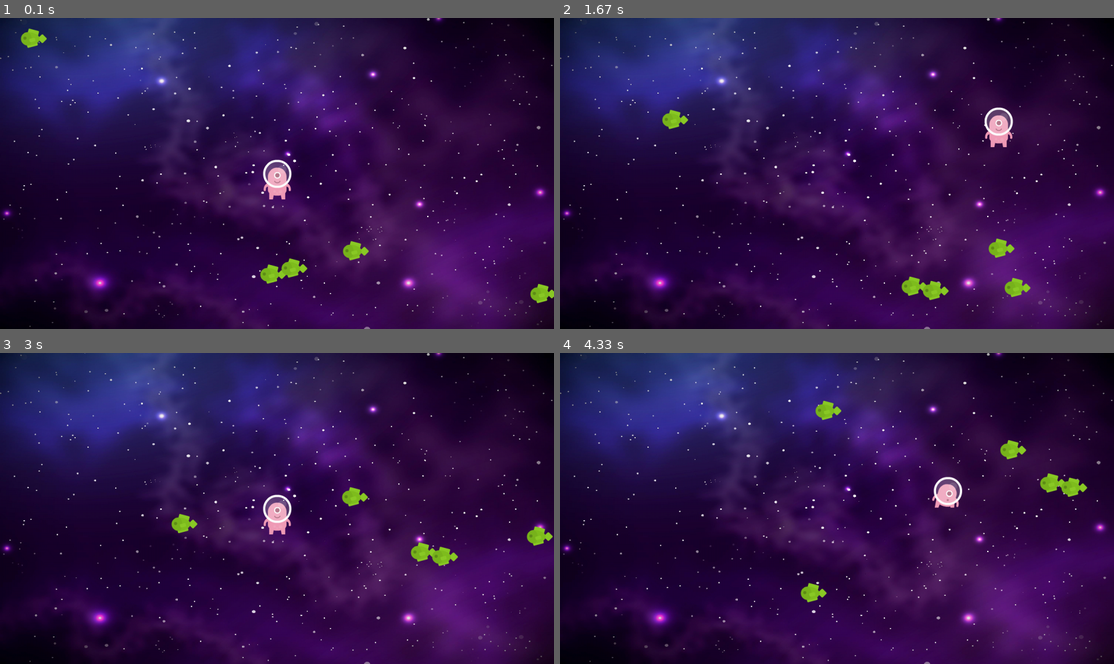
Above: before the commit, frames 1-4 (two rows, left to right).
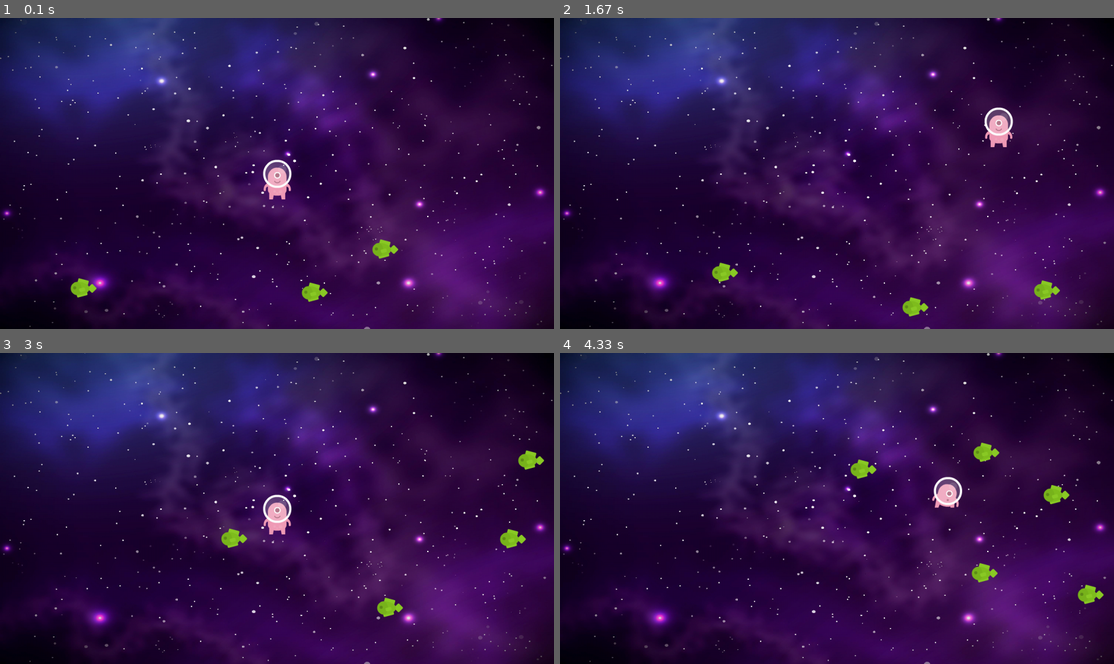
Above: after the commit, the same moments.

Repository: AndersonSouzas/pygameAlien
Game: pygame game, started from main.py
Two runs of this game, one before a commit and one after it. Both use one fixed random seed, a clock stepped at 60 frames per second and the inputs below.
Inputs:
- Up to frame 1 (0.1 s): no input
- Up to frame 2 (1.67 s): hold D 0.33-0.8 s; hold W 0.83-1.13 s; hold D 1.17-1.63 s
- Up to frame 3 (3 s): hold A 1.67-2.2 s; hold S 2.23-2.53 s; hold A 2.57-2.97 s
- Up to frame 4 (4.33 s): hold W 3-3.37 s; hold D 3.4-4.03 s; hold S from 4.07 s (still down)

The runs differ from the first frame. In frame 1, 1.5% of the frame differs, in the area x 3-100%, y 3-92%; in frame 2, 1.5%; in frame 3, 1.7%; in frame 4, 1.8%, in the area x 43-99%, y 15-81%.

Commit message:
chore(main): implements the spawning of enemies using the Enemy Manager class

Diff:
--- a/main.py
+++ b/main.py
@@ -1,9 +1,8 @@
 import pygame
-import random
 from sys import exit
 from utils import Dimensions, PlayerColor
 from state import Scenery, PlayerState
-from sprite import Animation, Enemy
+from sprite import Animation, EnemyManager
 
 pygame.init()
 screen = pygame.display.set_mode((Dimensions.SCREEN_WIDTH.value, Dimensions.SCREEN_HEIGHT.value))
@@ -18,12 +17,9 @@
 player_animation = Animation(player, player_color, speed=800.0, scale=1.0, screen=screen)
 
 enemy_group = pygame.sprite.Group()
+enemy_manager = EnemyManager(enemy_group)
 
-for _ in range(5):
-    x = random.randint(0, Dimensions.SCREEN_WIDTH.value - 1)
-    y = random.randint(0, Dimensions.SCREEN_HEIGHT.value - 1)
-    speed = random.randint(3, 6)
-    enemy_group.add(Enemy(x, y, speed))
+enemy_manager.initial_spawn()
 
 
 def game_loop():
@@ -43,6 +39,8 @@
 
         scenery.draw(screen)
         player_animation.render()
+
+        enemy_manager.spawn_enemy()
         enemy_group.update()
 
         enemy_group.draw(screen)
